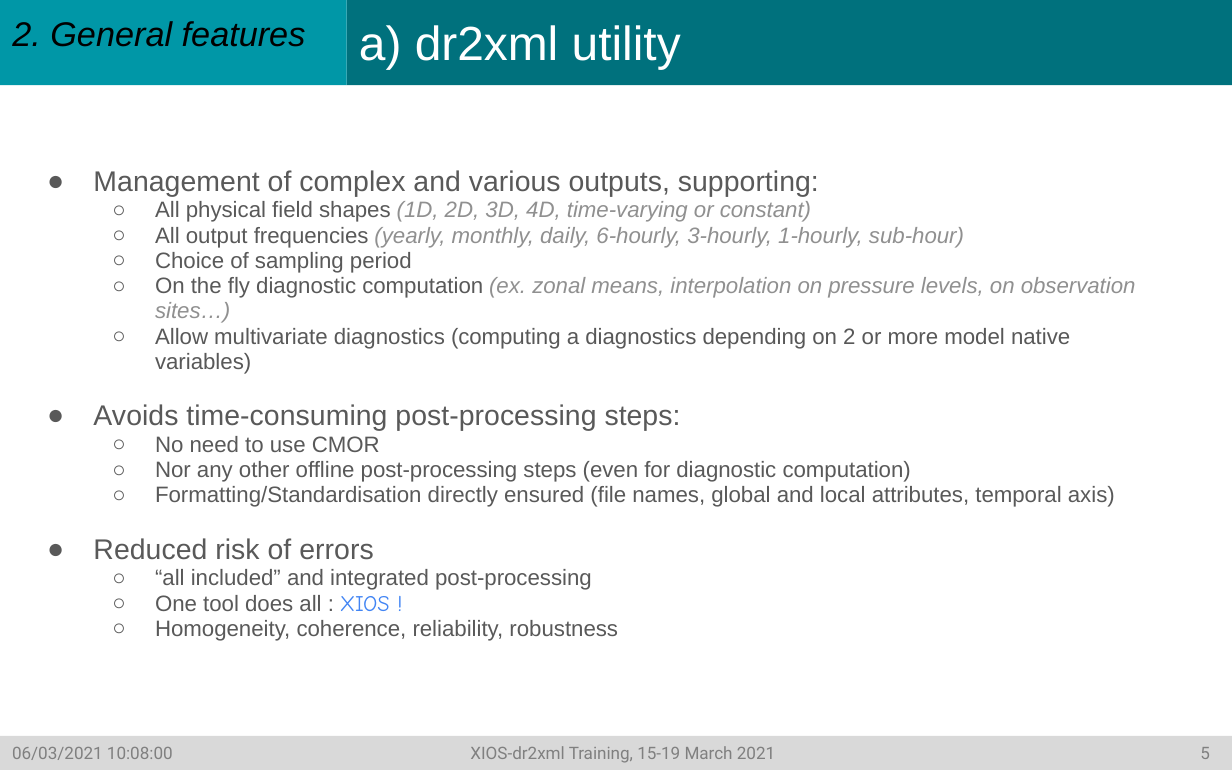
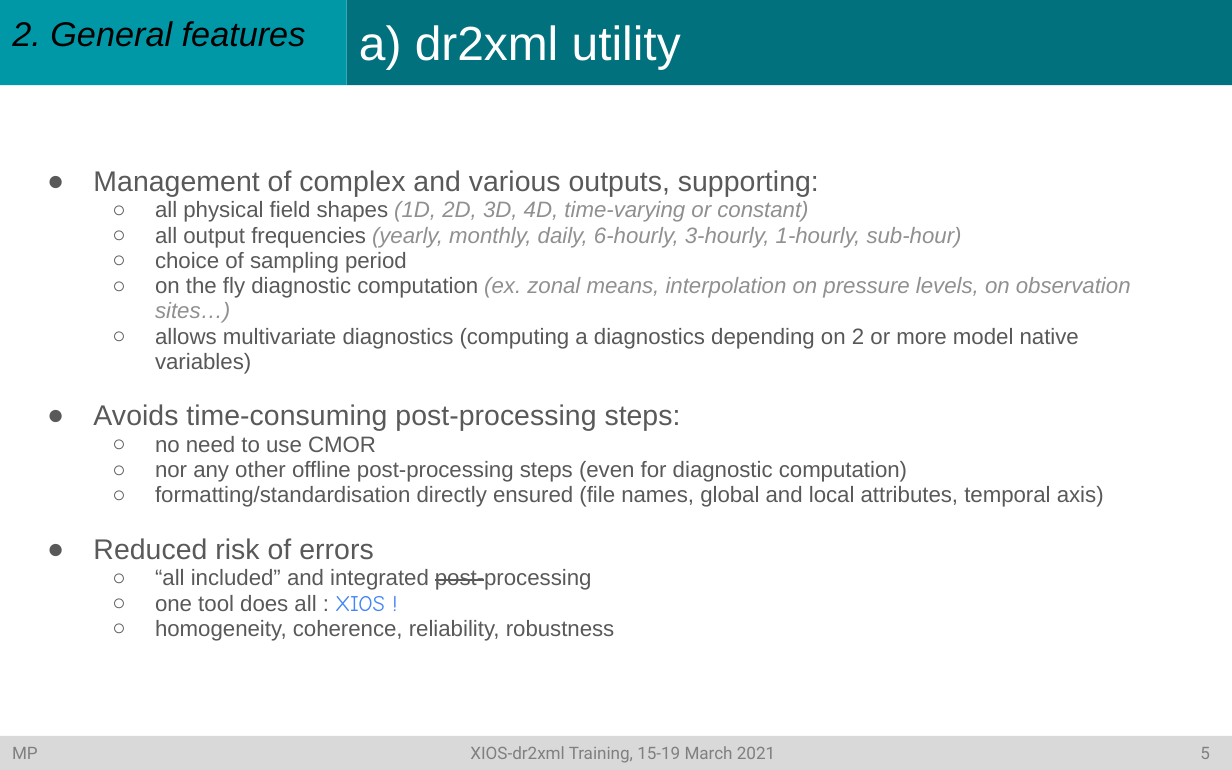
Before and after one commit to rigoudyg/dr2xml, a slide deck: slide 6 of slides/Formation_dr2xml_v3.pptx. Drawn at 1232x770 pixels with LibreOffice and Linux fonts; fonts in the diff are those of the drawing. Boxes give left, top, right and bottom in pixels: in the first picture for what was removed or moved away, otherwise in the second. Text is boxed around its words. In the diff, an @@ line names an element or a change of style, - is before the commit and + after.

```diff
--- a/slides/Formation_dr2xml_v3.pptx
+++ b/slides/Formation_dr2xml_v3.pptx
@@ text at [155,201,1131,374]: text changed @@
-  ○ All physical field shapes (1D, 2D, 3D, 4D, time-varying or constant)
-  ○ All output frequencies (yearly, monthly, daily, 6-hourly, 3-hourly, 1-hourly, sub-hour)
-  ○ Choice of sampling period
-  ○ On the fly diagnostic computation (ex. zonal means, interpolation on pressure levels, on observation sites…)
-  ○ Allow multivariate diagnostics (computing a diagnostics depending on 2 or more model native variables)
+  ○ all physical field shapes (1D, 2D, 3D, 4D, time-varying or constant)
+  ○ all output frequencies (yearly, monthly, daily, 6-hourly, 3-hourly, 1-hourly, sub-hour)
+  ○ choice of sampling period
+  ○ on the fly diagnostic computation (ex. zonal means, interpolation on pressure levels, on observation sites…)
+  ○ allows multivariate diagnostics (computing a diagnostics depending on 2 or more model native variables)
@@ text at [155,436,1115,507]: text changed @@
-  ○ No need to use CMOR
-  ○ Nor any other offline post-processing steps (even for diagnostic computation)
-  ○ Formatting/Standardisation directly ensured (file names, global and local attributes, temporal axis)
+  ○ no need to use CMOR
+  ○ nor any other offline post-processing steps (even for diagnostic computation)
+  ○ formatting/standardisation directly ensured (file names, global and local attributes, temporal axis)
@@ text at [155,569,592,590]: strikethrough on in "post-processing" @@
@@ text at [155,595,615,641]: text changed @@
-  ○ One tool does all : XIOS !
-  ○ Homogeneity, coherence, reliability, robustness
+  ○ one tool does all : XIOS !
+  ○ homogeneity, coherence, reliability, robustness
@@ text in rectangle at [12,746,1210,763]: text changed @@
-06/03/2021 10:08:00 XIOS-dr2xml Training, 15-19 March 2021 5
+MP XIOS-dr2xml Training, 15-19 March 2021 5
```
Also in this commit, not shown: 31 other slides changed, 1 other file.
